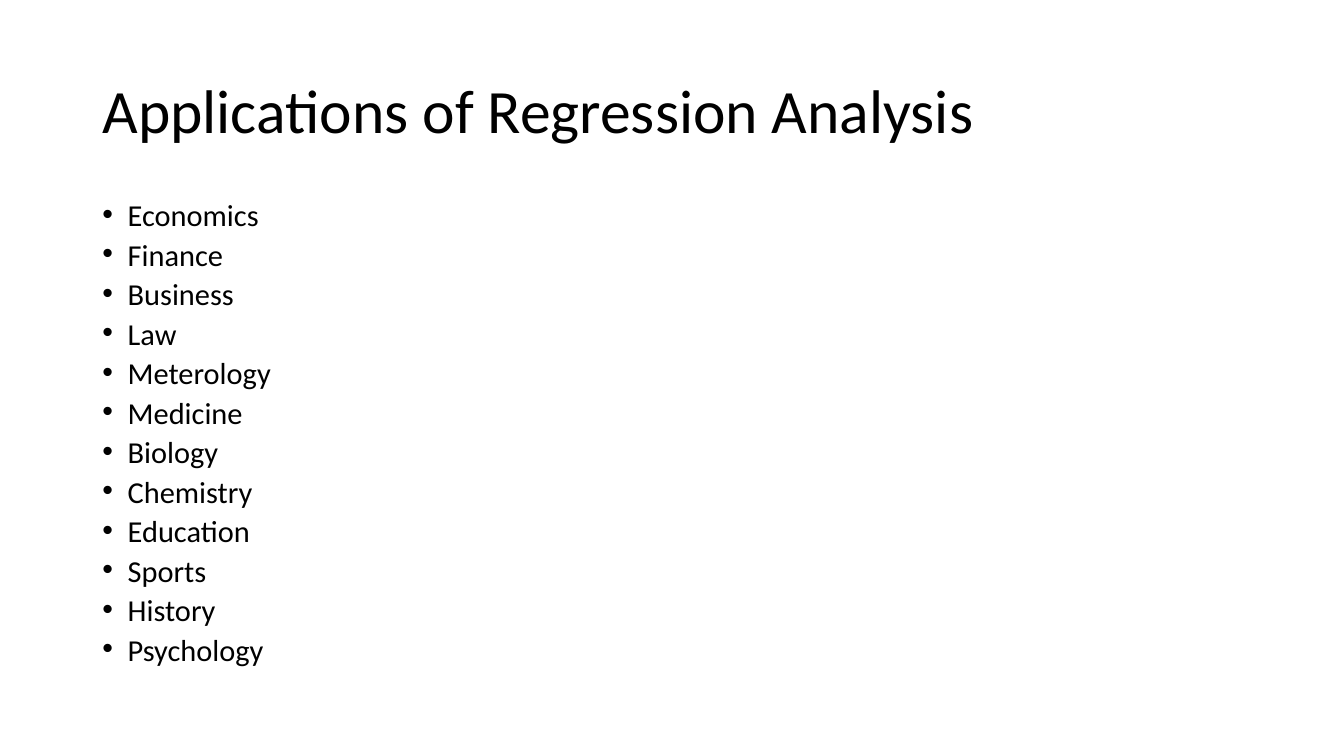
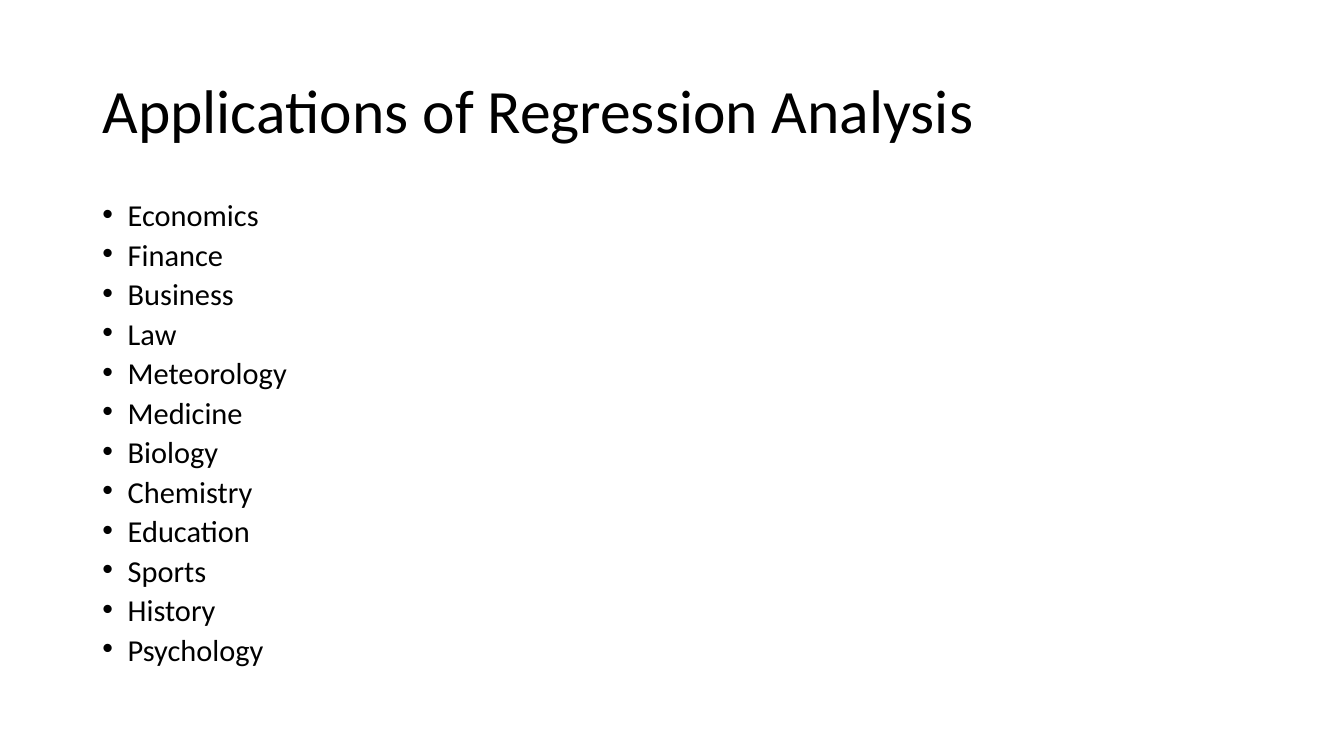
Before and after one commit to puneetjindal/r_python, a slide deck: slide 2 of acadgild/24-02-2017/Regression Analysis by example.pptx. Drawn at 1344x756 pixels with LibreOffice and Linux fonts; fonts in the diff are those of the drawing. Boxes give left, top, right and bottom in pixels: in the first picture for what was removed or moved away, otherwise in the second. Text is boxed around its words. In the diff, an @@ line names an element or a change of style, - is before the commit and + after.

Commit message:
Added sentiment analysis material and regression ppt

```diff
--- a/acadgild/24-02-2017/Regression Analysis by example.pptx
+++ b/acadgild/24-02-2017/Regression Analysis by example.pptx
@@ text at box(128, 363, 287, 390): text changed @@
-• Meterology
+• Meteorology
```
Also in this commit, not shown: 1 other slide changed, 27 slides added, 16 other files.
